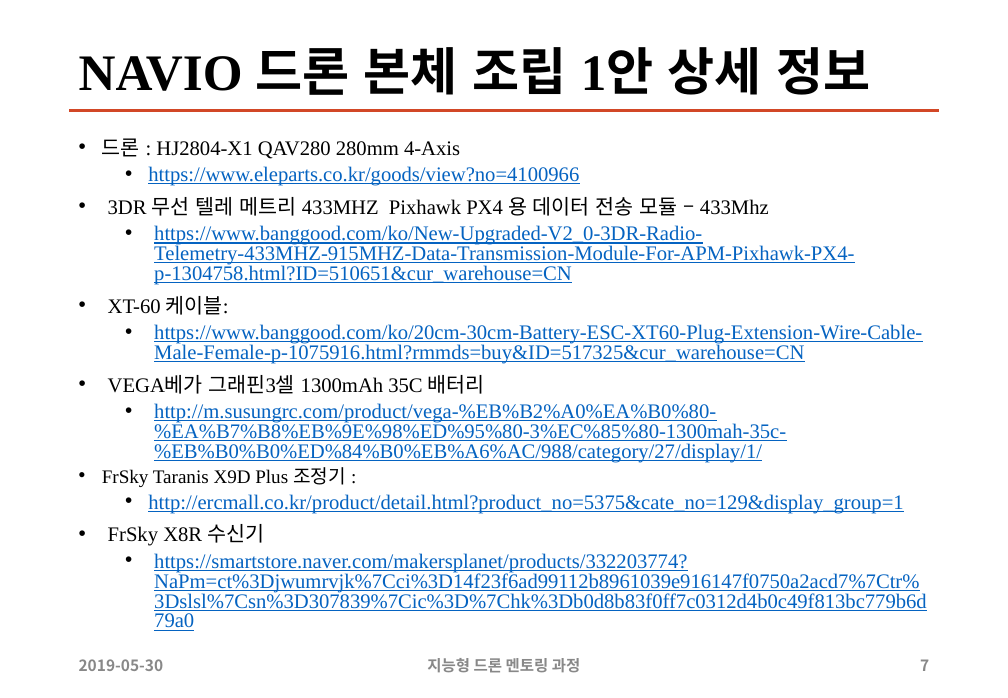
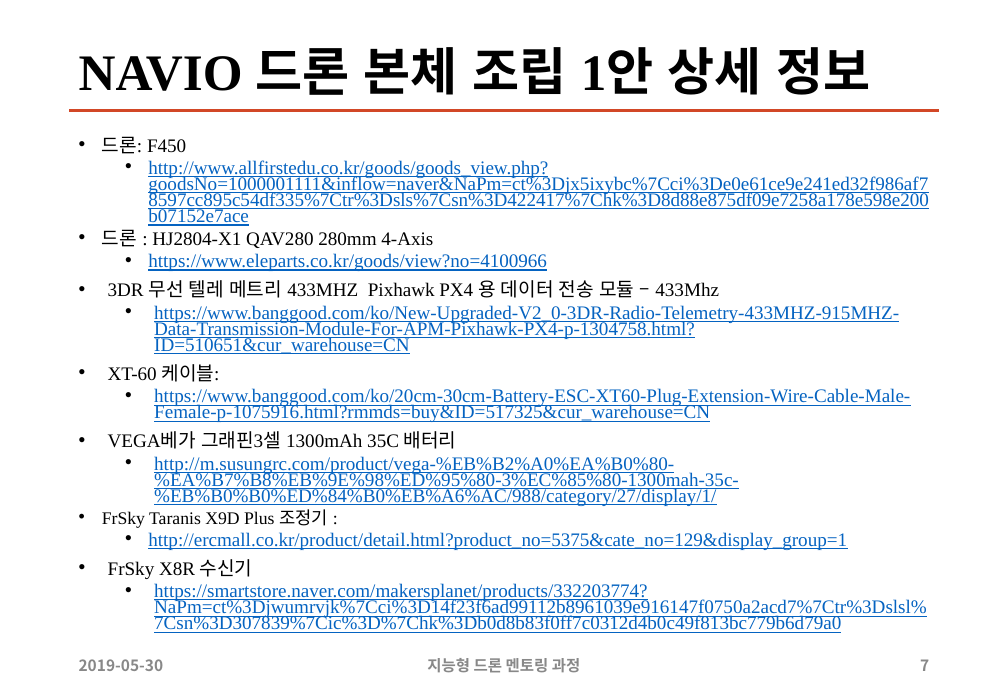
Before and after one commit to sunabove/autopilot_doc, a slide deck: slide 7 of 120 구매/108 2차 지능형 드론 멘토링 HW 구매 목록 19년 6월 V1.2.1.pptx. Drawn at 1008x698 pixels with LibreOffice and Linux fonts; fonts in the diff are those of the drawing. Boxes give left, top, right and bottom in pixels: in the first picture for what was removed or moved away, otherwise in the second. Text is boxed around its words. In the diff, an @@ line names an element or a change of style, - is before the commit and + after.

```diff
--- a/120 구매/108 2차 지능형 드론 멘토링 HW 구매 목록 19년 6월 V1.2.1.pptx
+++ b/120 구매/108 2차 지능형 드론 멘토링 HW 구매 목록 19년 6월 V1.2.1.pptx
@@ text at [102, 136, 929, 211]: paragraphs added @@
+• 드론: F450
+  • http://www.allfirstedu.co.kr/goods/goods_view.php?goodsNo=1000001111&inflow=naver&NaPm=ct%3Djx5ixybc%7Cci%3De0e61ce9e241ed32f986af78597cc895c54df335%7Ctr%3Dsls%7Csn%3D422417%7Chk%3D8d88e875df09e7258a178e598e200b07152e7ace
@@ text at [102, 229, 927, 633]: size 16 to 14.8 pt in "드론 : HJ2804-X1 QAV280 280mm 4-Axis", "https://www.eleparts.co.kr/goods/view?no=4100966", "3DR 무선 텔레 메트리 433MHZ Pixhawk PX4 ...", "https://www.banggood.com/ko/New-Upgraded-V2_0-3DR-Radio-Tele ..." and 7 more places; size 14.8 to 13.7 pt in "FrSky Taranis X9D Plus 조정기 :"; line spacing 0.8 to 0.7 @@
```
Also in this commit, not shown: 1 other slide changed, 19 other files.
